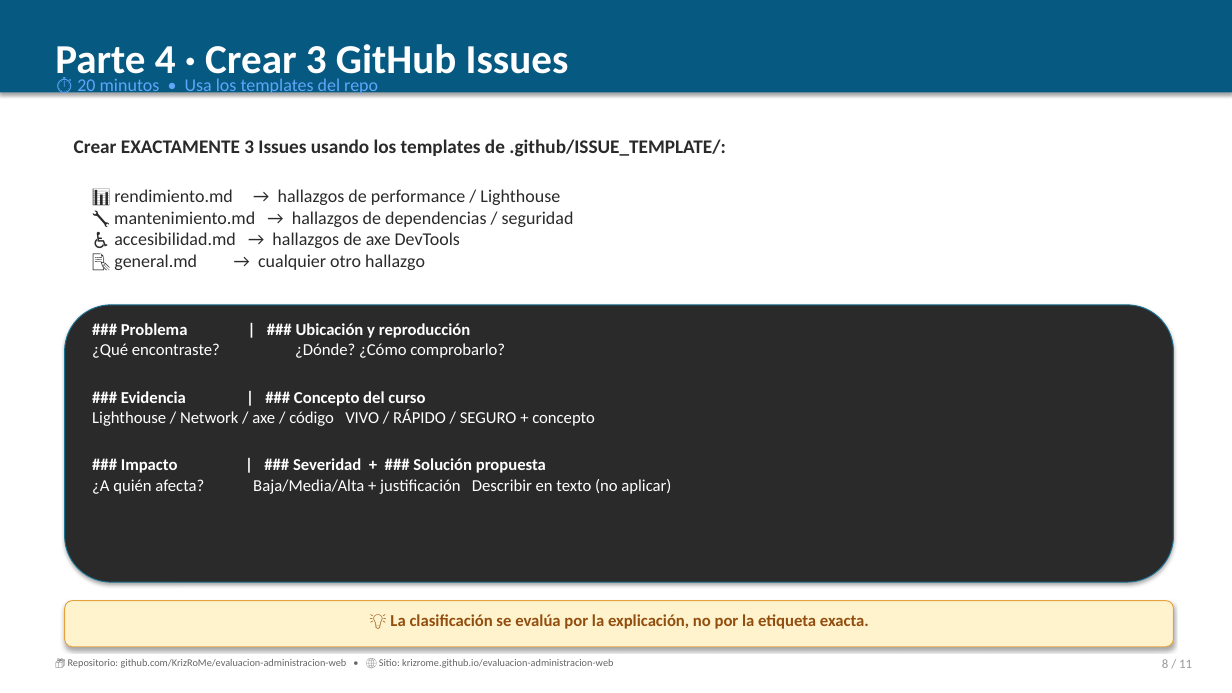
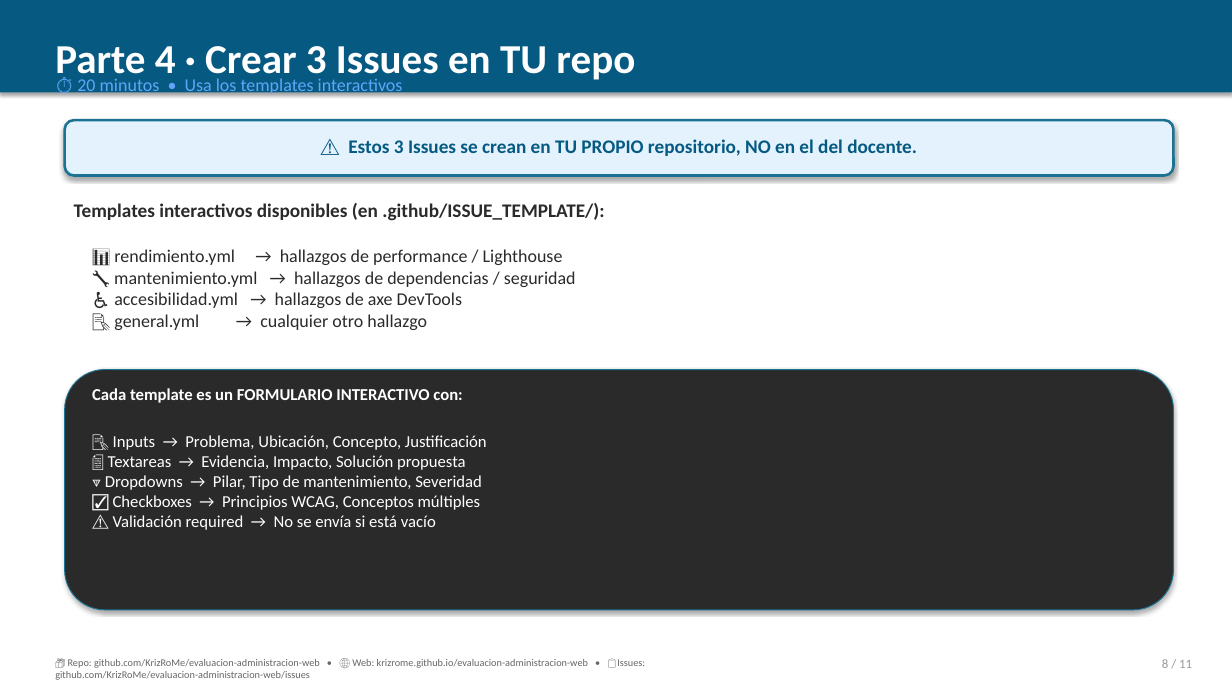
Before and after one commit to KrizRoMe/evaluacion-administracion-web, a slide deck: slide 8 of EVALUACION_PRACTICA_01.pptx. Drawn at 1232x693 pixels with LibreOffice and Linux fonts; fonts in the diff are those of the drawing. Boxes give left, top, right and bottom in pixels: in the first picture for what was removed or moved away, otherwise in the second. Text is boxed around its words. In the diff, an @@ line names an element or a change of style, - is before the commit and + after.

Commit message:
feat(issue-templates): nuevo template ENTREGA + config + PPT con URL de issues del docente
- Nuevo template: entrega.yml (nombre, código, URL repo, URL Pages, checklist)
- config.yml: muestra link de contacto directo para crear Issue de entrega
- PPT actualizado con:
  * Slide 3: URLs (sitio base, tu repo, link de entrega con issues/new?template=entrega.yml)
  * Slide 4: Flujo modificado (3 Issues en TU repo + Issue de ENTREGA AQUÍ)
  * Slide 8: Refuerza que los 3 Issues van en TU repo
  * Slide 10 (NUEVA dedicada): Issue de ENTREGA con link directo
  * Slide 11: Checklist final separado en 'tu repo' vs 'repo del docente'
  * Footer: incluye URL de issues del docente

```diff
--- a/EVALUACION_PRACTICA_01.pptx
+++ b/EVALUACION_PRACTICA_01.pptx
@@ text at box(55, 46, 635, 83): text changed @@
-Parte 4 · Crear 3 GitHub Issues
+Parte 4 · Crear 3 Issues en TU repo
@@ text at box(77, 79, 403, 97): text changed @@
-⏱ 20 minutos • Usa los templates del repo
+⏱ 20 minutos • Usa los templates interactivos
@@ rounded rectangle added at box(65, 120, 1174, 176), fill #E3F2FD, outline #1C7293 2 pt @@
@@ text added at box(348, 139, 917, 156), 15 pt, text #065A82, bold @@
+⚠️ Estos 3 Issues se crean en TU PROPIO repositorio, NO en el del docente.
@@ text at box(74, 203, 605, 221): text changed @@
-Crear EXACTAMENTE 3 Issues usando los templates de .github/ISSUE_TEMPLATE/:
+Templates interactivos disponibles (en .github/ISSUE_TEMPLATE/):
@@ text at box(114, 249, 576, 330): text changed @@
-📊 rendimiento.md → hallazgos de performance / Lighthouse
-🔧 mantenimiento.md → hallazgos de dependencias / seguridad
-♿ accesibilidad.md → hallazgos de axe DevTools
-📝 general.md → cualquier otro hallazgo
+📊 rendimiento.yml → hallazgos de performance / Lighthouse
+🔧 mantenimiento.yml → hallazgos de dependencias / seguridad
+♿ accesibilidad.yml → hallazgos de axe DevTools
+📝 general.yml → cualquier otro hallazgo
@@ text removed at box(92, 323, 671, 494) @@
-### Problema | ### Ubicación y reproducción
-¿Qué encontraste? ¿Dónde? ¿Cómo comprobarlo?
-### Evidencia | ### Concepto del curso
-Lighthouse / Network / axe / código VIVO / RÁPIDO / SEGURO + concepto
-### Impacto | ### Severidad + ### Solución propuesta
-¿A quién afecta? Baja/Media/Alta + justificación Describir en texto (no aplicar)
@@ rounded rectangle: place and size @@
-rounded rectangle at box(65, 305, 1174, 582)
+rounded rectangle at box(65, 370, 1174, 610)
@@ text at box(92, 388, 487, 530): text changed; text colour #924E0E to #FFFFFF; bold off @@
-💡 La clasificación se evalúa por la explicación, no por la etiqueta exacta.
+Cada template es un FORMULARIO INTERACTIVO con:
+📝 Inputs → Problema, Ubicación, Concepto, Justificación
+📄 Textareas → Evidencia, Impacto, Solución propuesta
+🔽 Dropdowns → Pilar, Tipo de mantenimiento, Severidad
+☑️ Checkboxes → Principios WCAG, Conceptos múltiples
+⚠️ Validación required → No se envía si está vacío
@@ rounded rectangle removed at box(65, 601, 1174, 647) @@
@@ text at box(55, 659, 645, 680): text changed @@
-📦 Repositorio: github.com/KrizRoMe/evaluacion-administracion-web • 🌐 Sitio: krizrome.github.io/evaluacion-administracion-web
+📦 Repo: github.com/KrizRoMe/evaluacion-administracion-web • 🌐 Web: krizrome.github.io/evaluacion-administracion-web • 📋 Issues: github.com/KrizRoMe/evaluacion-administracion-web/issues
```
Also in this commit, not shown: 9 other slides changed, 1 slide added, 1 slide removed, 3 other files.
